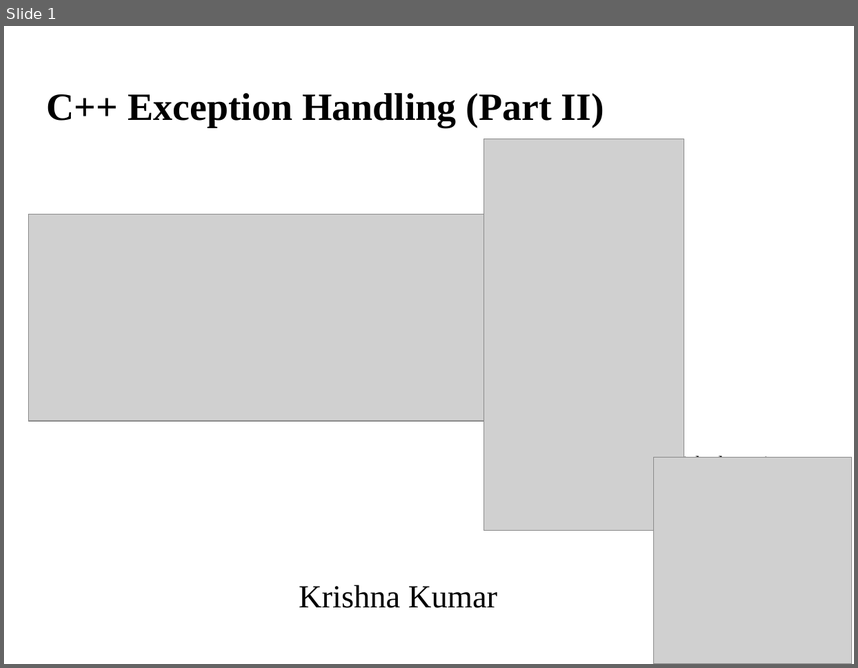
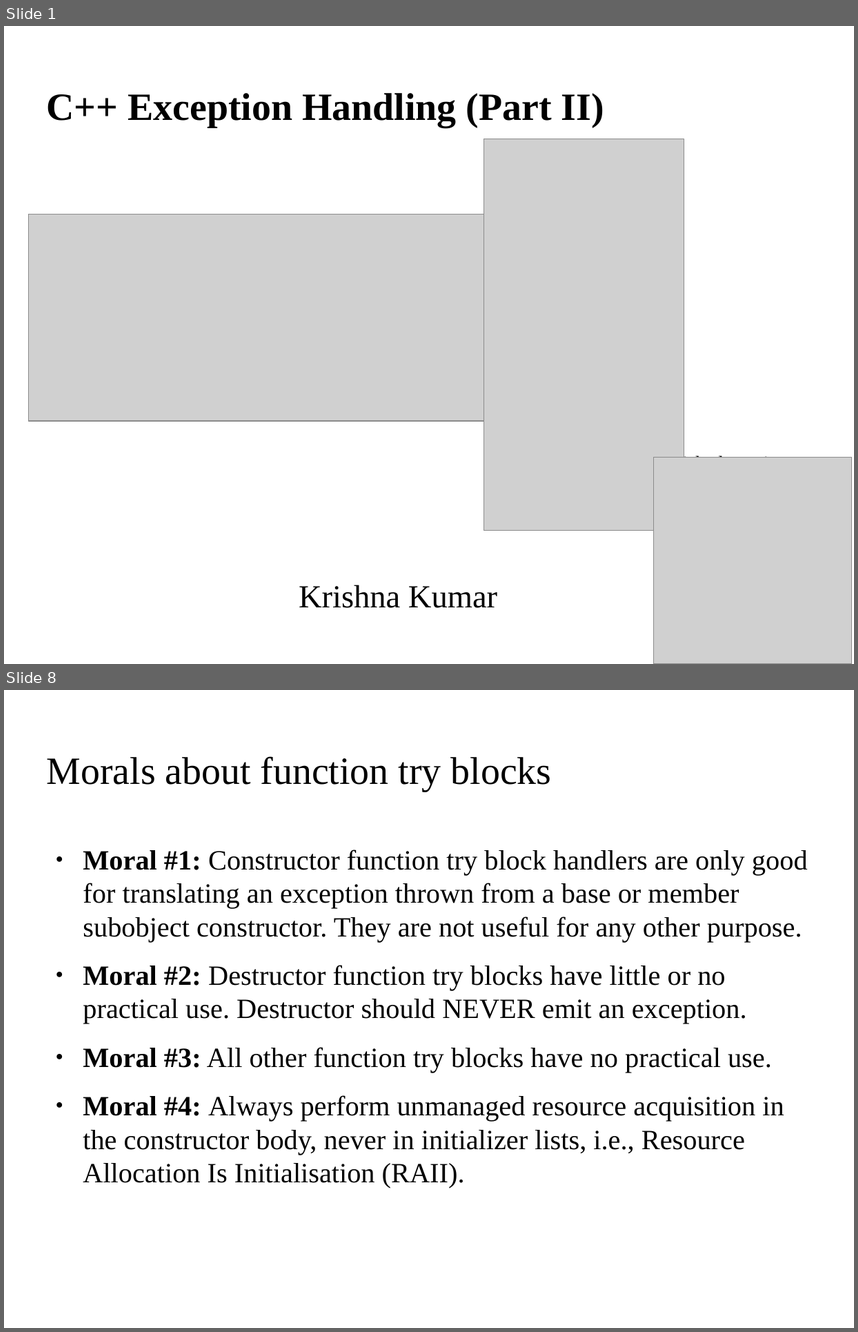
Before and after one commit to kks32/cpp-software-development, a slide deck: Ex10_Exception_Handling_II/Ex10_Exception_Handling_II.odp. Shown one above the other, each under a label of ours: slide 1 before the commit, slides 1 and 8 after it; the slides between them are not shown. The pictures are 858x668 and 858x1332 pixels, drawn with LibreOffice and Linux fonts; fonts in the diff are those of the drawing; grey boxes stand for pictures; background and template pictures are left out. Boxes give left, top, right and bottom in pixels: in the first picture for what was removed or moved away, otherwise in the second. Text is boxed around its words. In the diff, an @@ line names an element or a change of style, - is before the commit and + after.

Commit message:
Multiple Exceptions

```diff
--- a/Ex10_Exception_Handling_II/Ex10_Exception_Handling_II.odp
+++ b/Ex10_Exception_Handling_II/Ex10_Exception_Handling_II.odp
@@ slide 8 added at bbox=[4, 690, 854, 1328], background picture (left out) @@
@@ title added at bbox=[47, 756, 552, 791], 36 pt, text #000000 @@
+Morals about function try blocks
@@ text added at bbox=[83, 849, 808, 1188], 26 pt, text #000000 @@
+● Moral #1: Constructor function try block handlers are only good for translating an exception thrown from a base or member subobject constructor. They are not useful for any other purpose.
+● Moral #2: Destructor function try blocks have little or no practical use. Destructor should NEVER emit an exception.
+● Moral #3: All other function try blocks have no practical use.
+● Moral #4: Always perform unmanaged resource acquisition in the constructor body, never in initializer lists, i.e., Resource Allocation Is Initialisation (RAII).
```
Also in this commit, not shown: 1 slide changed, 5 other slides added, 4 other files.
